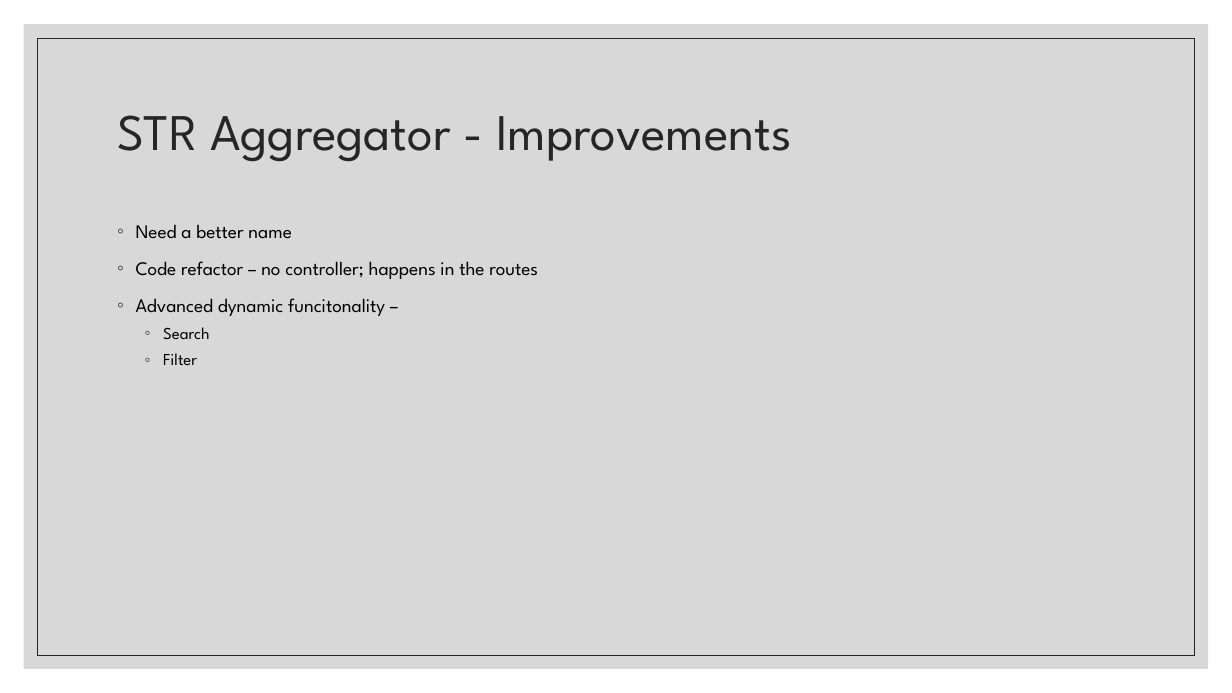
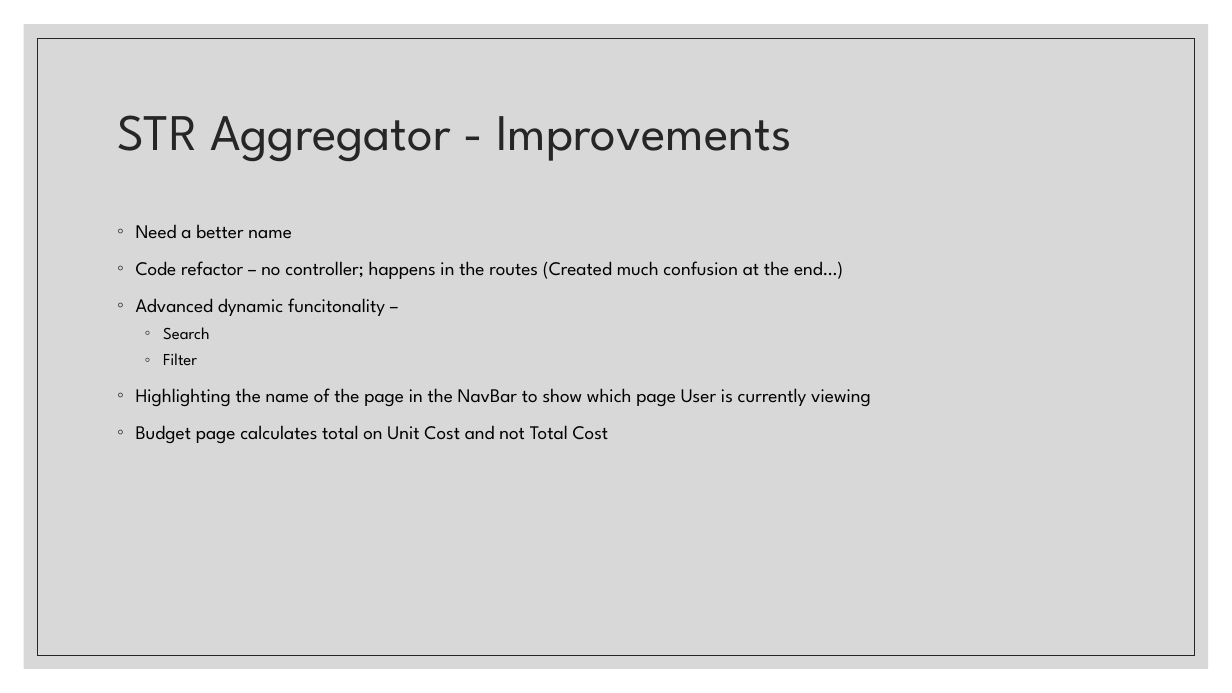
Before and after one commit to etorres-revature/Pointy_Goblins, a slide deck: slide 7 of screenshots/STR Aggro presentation 01152021.pptx. Drawn at 1232x693 pixels with LibreOffice and Linux fonts; fonts in the diff are those of the drawing. Boxes give left, top, right and bottom in pixels: in the first picture for what was removed or moved away, otherwise in the second. Text is boxed around its words. In the diff, an @@ line names an element or a change of style, - is before the commit and + after.

Commit message:
final readme edits for P3 STR Aggregator

```diff
--- a/screenshots/STR Aggro presentation 01152021.pptx
+++ b/screenshots/STR Aggro presentation 01152021.pptx
@@ text at bbox=[136, 261, 843, 279]: text changed @@
-◦ Code refactor – no controller; happens in the routes
+◦ Code refactor – no controller; happens in the routes (Created much confusion at the end…)
@@ text at bbox=[136, 388, 871, 443]: paragraphs added @@
+◦ Highlighting the name of the page in the NavBar to show which page User is currently viewing
+◦ Budget page calculates total on Unit Cost and not Total Cost
```
Also in this commit, not shown: 3 other files.
